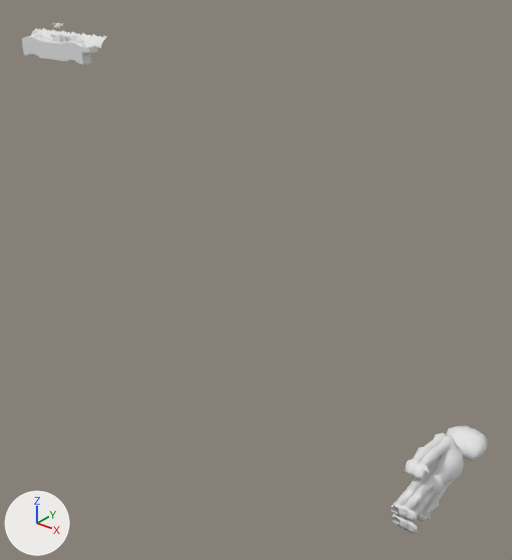
The Blender file data/ScnGame.blend as it was, and as the next commit left it.
One viewpoint serves both versions: a camera (50 mm lens) standing at (461.0, -342.0, 71.0) and looking at (57.0, 163.0, -241.0). Every picture has the same lights, and +X, +Y and +Z are marked at lower left.

Objects in the first picture: 'Soldier', 'Soldier.001'.
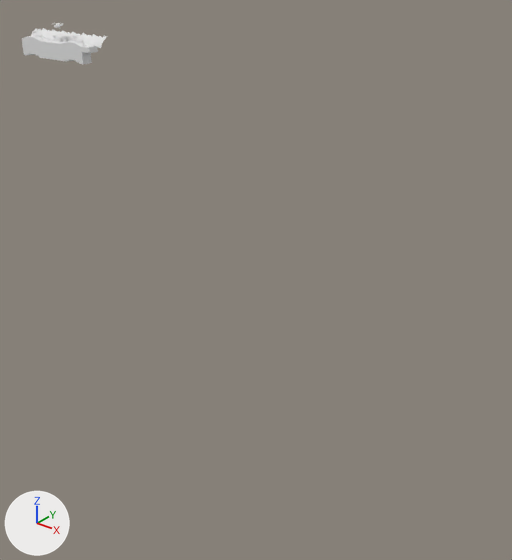
Edits to the bpy script that builds the scene:
```text
Add me_soldierhostagecollider:
    me_soldierhostagecollider.from_pydata(...)  # a box spanning x -0.58..0.58, y -0.58..0.58, z -1.28..1.28
Change col_hostage:
    add col_hostage.objects.link(ob_targetobject)
Change col_soldier:
    remove col_soldier.objects.link(ob_soldiertarget)
    add col_soldier.objects.link(ob_soldierhostagecollider)
    add col_soldier.objects.link(ob_targetobject_001)
Change ob_soldier_001:
    add ob_soldier_001.hide_set(True)  # its collection is switched off
Change ob_soldier:
    add ob_soldier.hide_set(True)  # its collection is switched off
Remove ob_soldiertarget:
    ob_soldiertarget = bpy.data.objects.new('SoldierTarget', None)
    ob_soldiertarget.parent = ob_soldiercollision
    ob_soldiertarget.matrix_parent_inverse = Matrix(((1.0, 0.0, 0.0, 0.0), (0.0, 1.0, 0.0, 0.0), (0.0, 0.0, 1.0, -0.88), (0.0, 0.0, 0.0, 1.0)))
    ob_soldiertarget.location = (2.0, 0.0, 0.0)
Change ob_soldier_002:
    ob_soldier_002.rotation_euler: (0.0, 0.0, 1.42) -> (0.0, 0.0, 0.0)  # degrees (0, 0, 81) -> degrees (0, 0, 0)
    ob_soldier_002.scale: (0.262, 0.262, 0.262) -> (1.0, 1.0, 1.0)
Change ob_soldiergun:
    ob_soldiergun.rotation_euler: (0.00125, 0.0, 0.152) -> (0.0, 0.0, 0.0)  # degrees (0.1, 0, 8.7) -> degrees (0, 0, 0)
    ob_soldiergun.location: (-0.293, -0.12, 0.852) -> (0.0, 0.0, 0.0)
Add ob_soldierhostagecollider:
    ob_soldierhostagecollider = bpy.data.objects.new('SoldierHostageCollider', me_soldierhostagecollider)
    ob_soldierhostagecollider.parent = ob_soldiercollision
    ob_soldierhostagecollider.matrix_parent_inverse = Matrix(((1.0, 0.0, 0.0, 0.0), (0.0, 1.0, 0.0, 0.0), (0.0, 0.0, 1.0, -0.88), (0.0, 0.0, 0.0, 1.0)))
    ob_soldierhostagecollider.location = (0.0, 0.0143, 0.929)
    ob_soldierhostagecollider.hide_render = True
Add ob_targetobject_001:
    ob_targetobject_001 = bpy.data.objects.new('TargetObject.001', None)
    ob_targetobject_001.parent = ob_soldiercollision
    ob_targetobject_001.matrix_parent_inverse = Matrix(((1.0, 0.0, 0.0, 0.0), (0.0, 1.0, 0.0, 0.0), (0.0, 0.0, 1.0, -0.88), (0.0, 0.0, 0.0, 1.0)))
    ob_targetobject_001.location = (2.0, 0.0, 0.0)
Add ob_targetobject:
    ob_targetobject = bpy.data.objects.new('TargetObject', None)
    ob_targetobject.parent = ob_hostagecollision
    ob_targetobject.matrix_parent_inverse = Matrix(((1.0, 0.0, 0.0, 0.0), (0.0, 1.0, 0.0, 0.0), (0.0, 0.0, 1.0, -0.88), (0.0, 0.0, 0.0, 1.0)))
    ob_targetobject.location = (1.0, 0.0, 0.0)
```

Boxes [x1, y1, x2, y2] around the edits, measured in the pictures (512 x 560 px):
'Soldier.001', deleted, hidden, added
    before: [58, 35, 488, 534]
'Soldier', deleted, hidden, added
    before: [51, 34, 472, 530]
